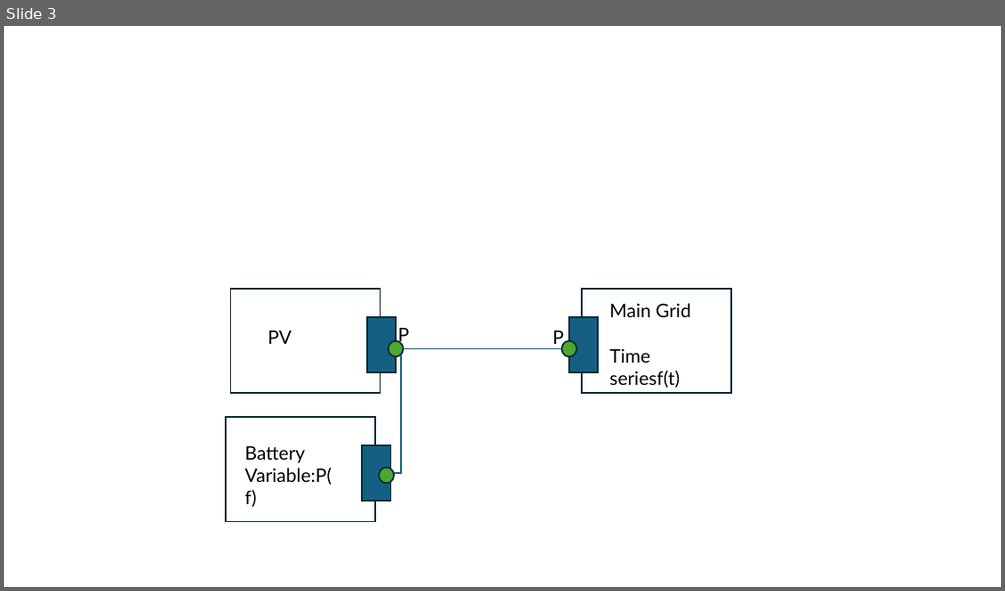
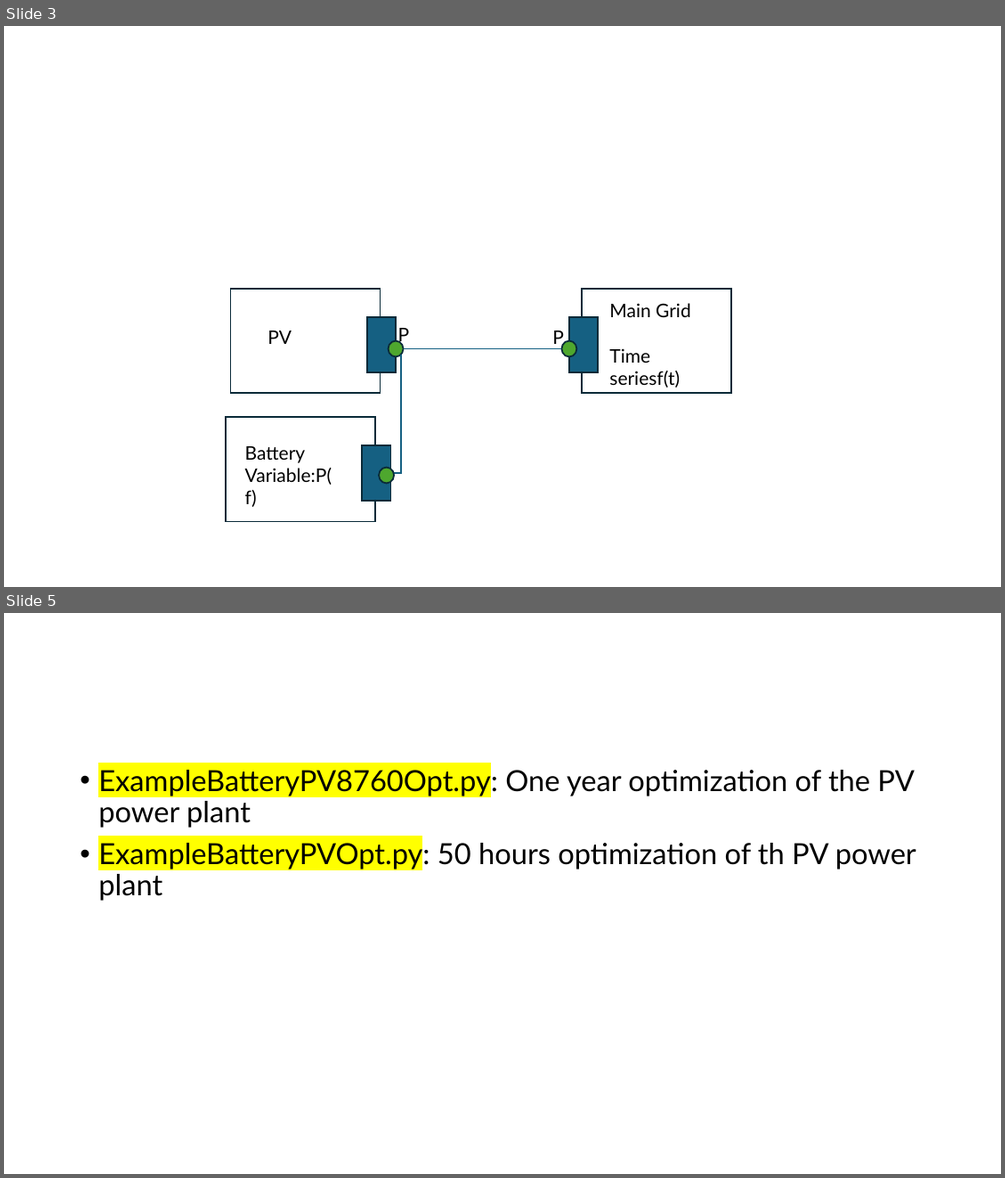
Before and after one commit to sergicosta/agistin, a slide deck: main/ExampleBattery.pptx. Shown one above the other, each under a label of ours: slide 3 before the commit, slides 3 and 5 after it; the slides between them are not shown. The pictures are 1005x591 and 1005x1178 pixels, drawn with LibreOffice and Linux fonts; fonts in the diff are those of the drawing. Boxes give left, top, right and bottom in pixels: in the first picture for what was removed or moved away, otherwise in the second. Text is boxed around its words. In the diff, an @@ line names an element or a change of style, - is before the commit and + after.

```diff
--- a/main/ExampleBattery.pptx
+++ b/main/ExampleBattery.pptx
@@ slide 5 added at (4, 613, 1001, 1174), background #FFFFFF @@
@@ text added at (98, 765, 916, 900), 28 pt, text #000000 @@
+• ExampleBatteryPV8760Opt.py: One year optimization of the PV power plant
+• ExampleBatteryPVOpt.py: 50 hours optimization of th PV power plant
```
Also in this commit, not shown: 1 other slide added, 18 other files.
